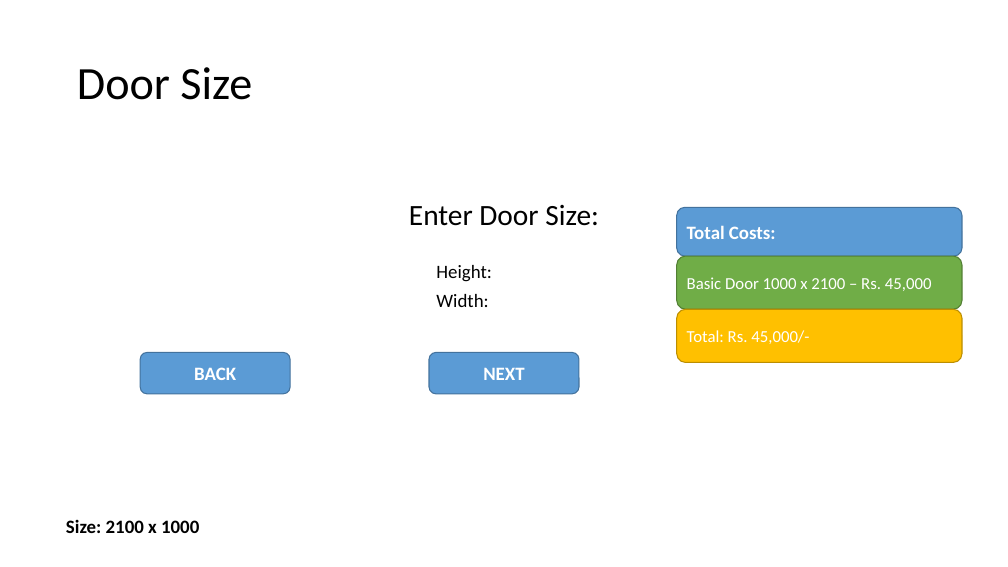
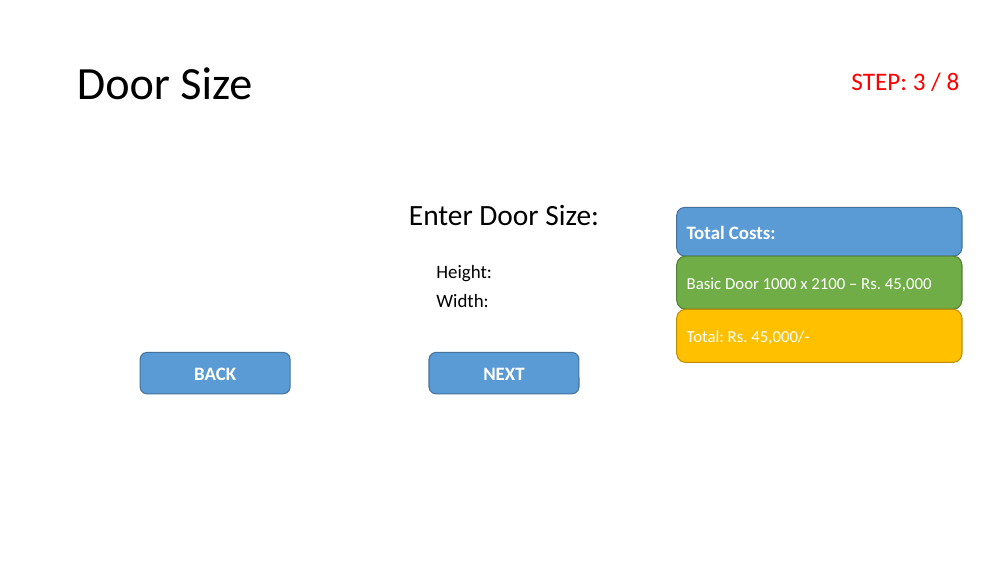
Before and after one commit to mohammed52/quotation-automator, a slide deck: slide 8 of app-quotation-automator.pptx (slide 7 before the commit). Drawn at 1008x567 pixels with LibreOffice and Linux fonts; fonts in the diff are those of the drawing. Boxes give left, top, right and bottom in pixels: in the first picture for what was removed or moved away, otherwise in the second. Text is boxed around its words. In the diff, an @@ line names an element or a change of style, - is before the commit and + after.

```diff
--- a/app-quotation-automator.pptx
+++ b/app-quotation-automator.pptx
@@ text added at <box>851,72,960,90</box>, 24 pt, text #FF0000 @@
+STEP: 3 / 8
@@ text removed at <box>66,520,199,533</box> @@
-Size: 2100 x 1000
```
Also in this commit, not shown: 8 other slides changed, 1 slide added, 1 slide removed, 8 other files.
